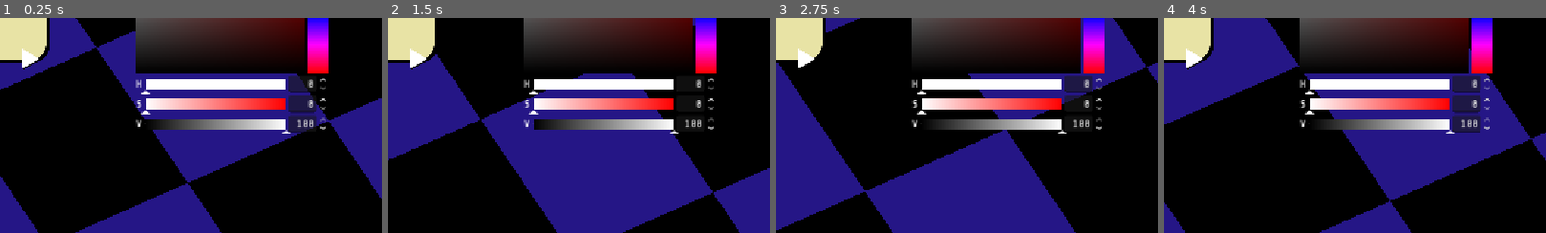
Above: before the commit, frames 1-4 (left to right).
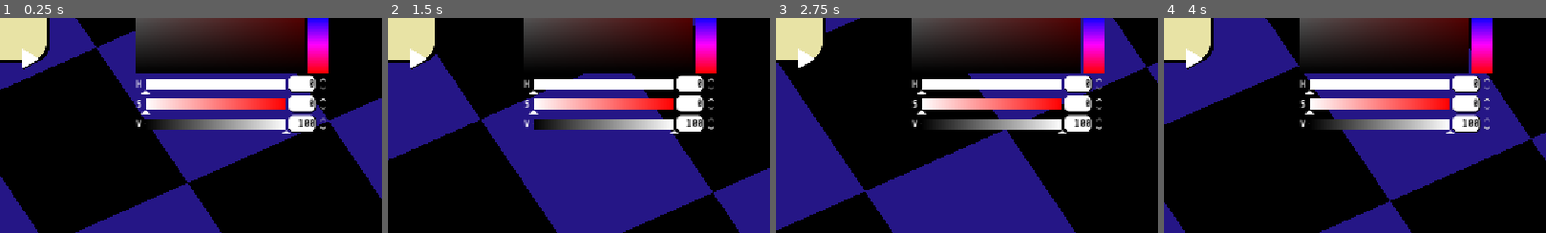
Above: after the commit, the same moments.

Repository: AlejandroCiuba/color-picker-game
Game: Godot game, scene res://scenes/levels/test.tscn
Two runs of this game, one before a commit and one after it. Both use one fixed random seed, a clock stepped at 60 frames per second and the inputs below. The project has no main scene, so this scene is started directly.
Inputs (mouse positions are % of the whole screen's width and height, from its top left):
- Up to frame 1 (0.25 s): no input
- Up to frame 2 (1.5 s): move the mouse to (72, 45) at 0.52 s; hold Right (ui_right) 0.53-1.28 s; move the mouse to (30, 55) at 1.27 s; hold Left (ui_left) from 1.28 s (still down)
- Up to frame 3 (2.75 s): move the mouse to (60, 28) at 2.02 s; release Left (ui_left) at 2.03 s; hold Right (ui_right) from 2.03 s (still down)
- Up to frame 4 (4 s): move the mouse to (45, 70) at 2.77 s; release Right (ui_right) at 2.78 s; hold Up (ui_up) 2.78-3.53 s; move the mouse to (80, 65) at 3.52 s; hold Left (ui_left) from 3.53 s (still down)
The pictures show only the part of the screen within x 50-100%, y 50-100%; the shares and areas given below are measured in that part.

The runs differ from the first frame. In frame 1, 1.7% of the frame differs, in the area x 75-83%, y 26-54%; in frame 2, 1.5%; in frame 3, 1.6%; in frame 4, 1.8%.

Commit message:
Added more color picker themes

Diff:
--- a/resources/theme.tres
+++ b/resources/theme.tres
@@ -5,6 +5,16 @@
 [ext_resource type="FontFile" uid="uid://cap24hj8f1myl" path="res://assets/fonts/Terminal F4.ttf" id="2_7ct1h"]
 
 [sub_resource type="ImageTexture" id="ImageTexture_d4nwg"]
+
+[sub_resource type="StyleBoxFlat" id="StyleBoxFlat_886mr"]
+bg_color = Color(1, 1, 1, 1)
+border_width_right = 2
+border_width_bottom = 2
+border_color = Color(0, 0, 0, 1)
+corner_radius_top_left = 8
+corner_radius_top_right = 8
+corner_radius_bottom_right = 8
+corner_radius_bottom_left = 8
 
 [sub_resource type="StyleBoxFlat" id="StyleBoxFlat_d4nwg"]
 bg_color = Color(1, 1, 1, 1)
@@ -23,5 +33,7 @@
 ColorPicker/icons/bar_arrow = ExtResource("1_886mr")
 ColorPicker/icons/picker_cursor = ExtResource("1_7ct1h")
 ColorPicker/icons/picker_cursor_bg = SubResource("ImageTexture_d4nwg")
+LineEdit/colors/font_color = Color(0, 0, 0, 1)
+LineEdit/styles/normal = SubResource("StyleBoxFlat_886mr")
 VScrollBar/styles/grabber = SubResource("StyleBoxFlat_d4nwg")
 VScrollBar/styles/scroll = SubResource("StyleBoxEmpty_7ct1h")
